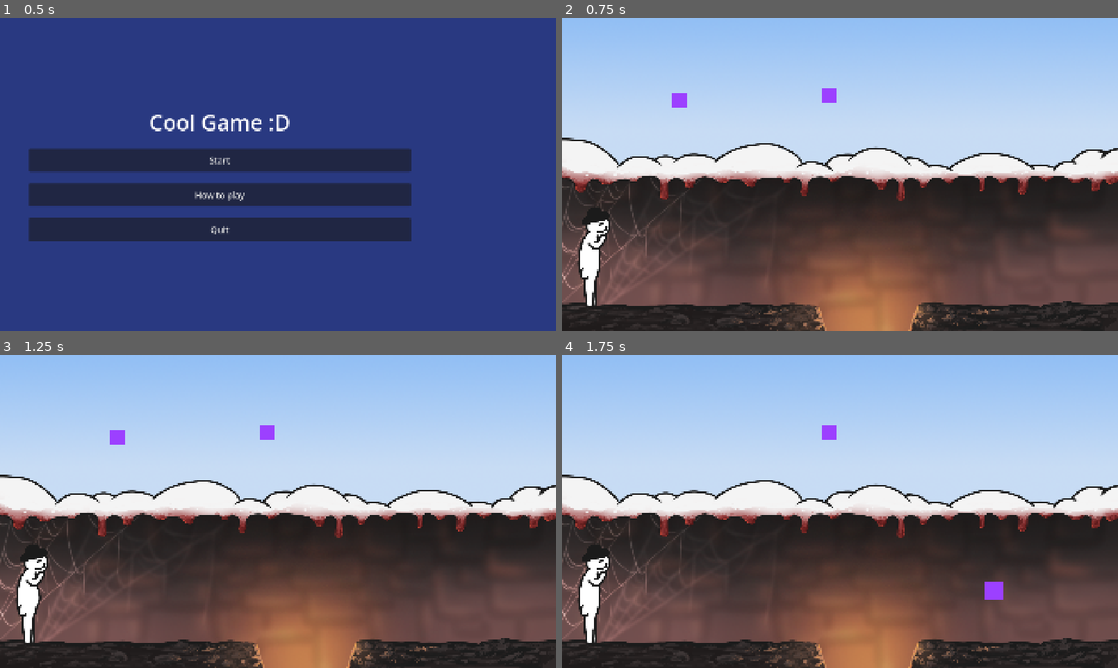
Above: before the commit, frames 1-4 (two rows, left to right).
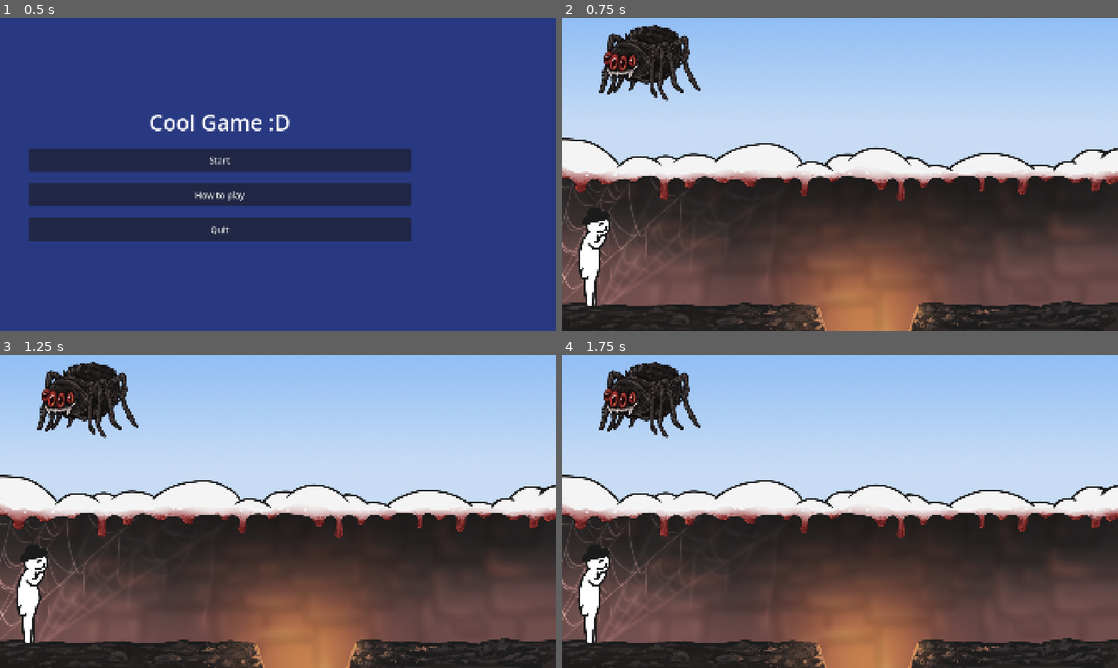
Above: after the commit, the same moments.

Repository: myryk31415/bimm-game-jam
Game: Godot game, scene res://scenes/main_menu.tscn
The game is run twice, just before and just after one commit, with the same random seed, the same clock (stepped at 60 frames per second) and the same inputs. The engine's default icon, where the game draws it, is replaced by a stand-in: a white triangle on a blue panel in a dark square.
Inputs (mouse positions are in pixels of both pictures, inside the frame that each line leads up to):
- Up to frame 1 (0.5 s): no input
- Up to frame 2 (0.75 s): click "Start" at 0.5 s
- Up to frame 3 (1.25 s): no input
- Up to frame 4 (1.75 s): tap Enter (ui_accept) at 1.25 s; drag from (678, 436) to (995, 589) at 1.27 s

Frame 1 is identical in both runs. In frame 2, 2.9% of the frame differs, in the area x 6-50%, y 2-29%; in frame 3, 2.9%; in frame 4, 3.0%, in the area x 6-80%, y 2-79%.

Commit message:
add autogenerated collision shapes to dragables
Signed-off-by: Paul Adam <adamp@posteo.de>

Diff:
--- /dev/null
+++ b/scenes/drag.tscn
@@ -0,0 +1,14 @@
+[gd_scene format=3 uid="uid://dkfhmnuke066g"]
+
+[ext_resource type="Script" uid="uid://2icwkw0t1g4h" path="res://scripts/drag.gd" id="1_e7yra"]
+[ext_resource type="Texture2D" uid="uid://biw0kklajn81k" path="res://icon.svg" id="2_g5hq8"]
+
+[node name="drag" type="StaticBody2D" unique_id=1586559094]
+input_pickable = true
+script = ExtResource("1_e7yra")
+
+[node name="Sprite2D" type="Sprite2D" parent="." unique_id=779594942]
+unique_name_in_owner = true
+texture = ExtResource("2_g5hq8")
+
+[connection signal="input_event" from="." to="." method="_on_input_event"]
--- a/scenes/level_1.tscn
+++ b/scenes/level_1.tscn
@@ -5,8 +5,8 @@
 [ext_resource type="Texture2D" uid="uid://bbbpj7xe0huv3" path="res://assets/Background.png" id="2_pa8r4"]
 [ext_resource type="PackedScene" uid="uid://r0caupxdyhlg" path="res://scenes/player.tscn" id="2_rus8k"]
 [ext_resource type="AudioStream" uid="uid://cjpsqn7ew8jcj" path="res://Sounds/ambience_cave.wav" id="4_5xbjy"]
-[ext_resource type="PackedScene" uid="uid://esn233gqaui" path="res://scenes/hell.tscn" id="5_fcfvj"]
-[ext_resource type="PackedScene" uid="uid://dremquw42hxxn" path="res://scenes/movable.tscn" id="6_pa8r4"]
+[ext_resource type="Texture2D" uid="uid://dugwq48t3s1uv" path="res://assets/Spider1.png" id="7_pa8r4"]
+[ext_resource type="PackedScene" uid="uid://dkfhmnuke066g" path="res://scenes/drag.tscn" id="8_15mv3"]
 
 [node name="Level1" type="Node2D" unique_id=444509381]
 script = ExtResource("1_rus8k")
@@ -36,17 +36,11 @@
 stream = ExtResource("4_5xbjy")
 autoplay = true
 
-[node name="Hell" parent="." unique_id=2072923146 instance=ExtResource("5_fcfvj")]
-position = Vector2(1491, 813.775)
-scale = Vector2(30, 5.32)
-
 [node name="Player" parent="." unique_id=1278691344 instance=ExtResource("2_rus8k")]
 position = Vector2(108, 820)
 
-[node name="Movable 1" parent="." unique_id=1422847293 instance=ExtResource("6_pa8r4")]
-position = Vector2(404, 283)
-
-[node name="Movable 2" parent="." unique_id=1995358909 instance=ExtResource("6_pa8r4")]
-position = Vector2(924, 267)
+[node name="Spinne" parent="." unique_id=996746160 instance=ExtResource("8_15mv3")]
+position = Vector2(304, 154)
+texture = ExtResource("7_pa8r4")
 
 [connection signal="end_level" from="Player" to="." method="_on_player_end_level"]
--- /dev/null
+++ b/scripts/drag.gd
@@ -0,0 +1,55 @@
+extends StaticBody2D
+
+@export var texture: Texture2D:
+	set(value):
+		%Sprite2D.texture = value
+		var image = value.get_image()
+		var bitmap = BitMap.new()
+		bitmap.create_from_image_alpha(image)
+		var polys = bitmap.opaque_to_polygons(
+			Rect2(
+				Vector2.ZERO,
+				value.get_size()
+			),
+			1
+		)
+		for poly in polys:
+			var collision_polygon = CollisionPolygon2D.new()
+			collision_polygon.polygon = poly
+			add_child(collision_polygon)
+
+			# Generated polygon will not take into account the half-width and half-height offset
+			# of the image when "centered" is on. So move it backwards by this amount so it lines up.
+			if %Sprite2D.centered:
+				collision_polygon.position -= Vector2(bitmap.get_size()/2)
+
+var is_grabbed: bool = false
+var mouse_start_pos
+var item_start_pos
+
+# Called when the node enters the scene tree for the first time.
+func _ready() -> void:
+	pass # Replace with function body.
+
+
+# Called every frame. 'delta' is the elapsed time since the previous frame.
+func _process(_delta: float) -> void:
+	if is_grabbed:
+		var mouse_pos = get_global_mouse_position()
+		global_position = mouse_pos - mouse_start_pos + item_start_pos
+
+#func _input(event: InputEvent) -> void:
+	#if event is InputEventMouseButton and event.button_index == MOUSE_BUTTON_LEFT:
+		#if not event.is_pressed():
+			#is_grabbed = false
+
+func _on_input_event(_viewport: Node, event: InputEvent, _shape_idx: int) -> void:
+	if event is InputEventMouseButton and event.button_index == MOUSE_BUTTON_LEFT:
+		if event.is_pressed():
+			is_grabbed = true
+			scale = Vector2(1.2, 1.2)
+			mouse_start_pos = get_global_mouse_position()
+			item_start_pos = global_position
+		else:
+			is_grabbed = false
+			scale = Vector2(1, 1)
Binary file added: assets/Spider1.png
Not shown, added: assets/Spider1.png.import
Not shown, added: scripts/drag.gd.uid
